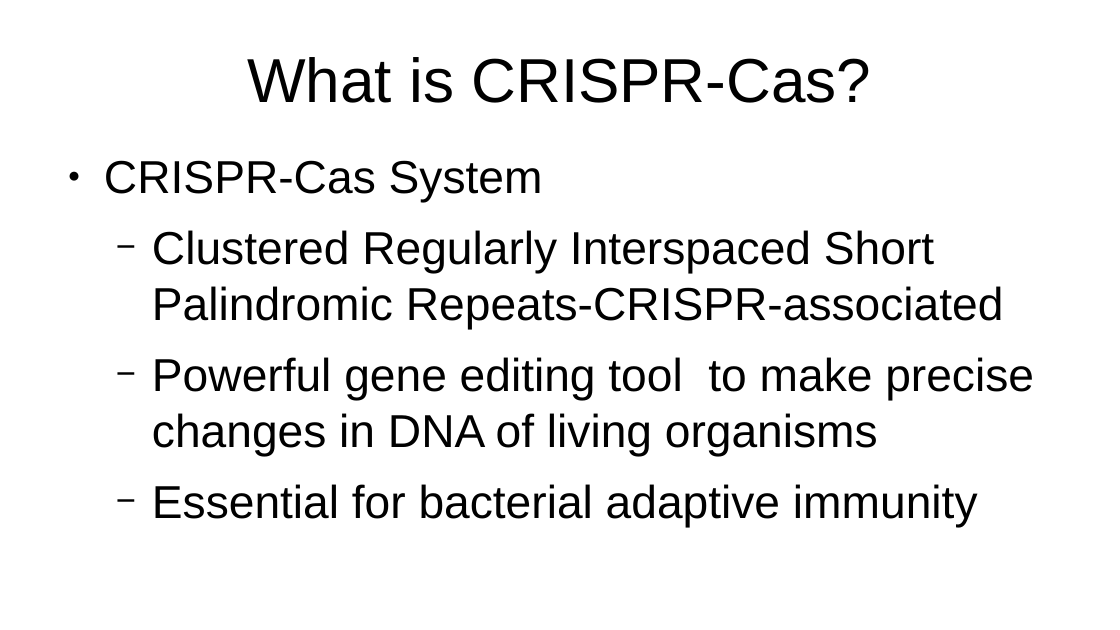
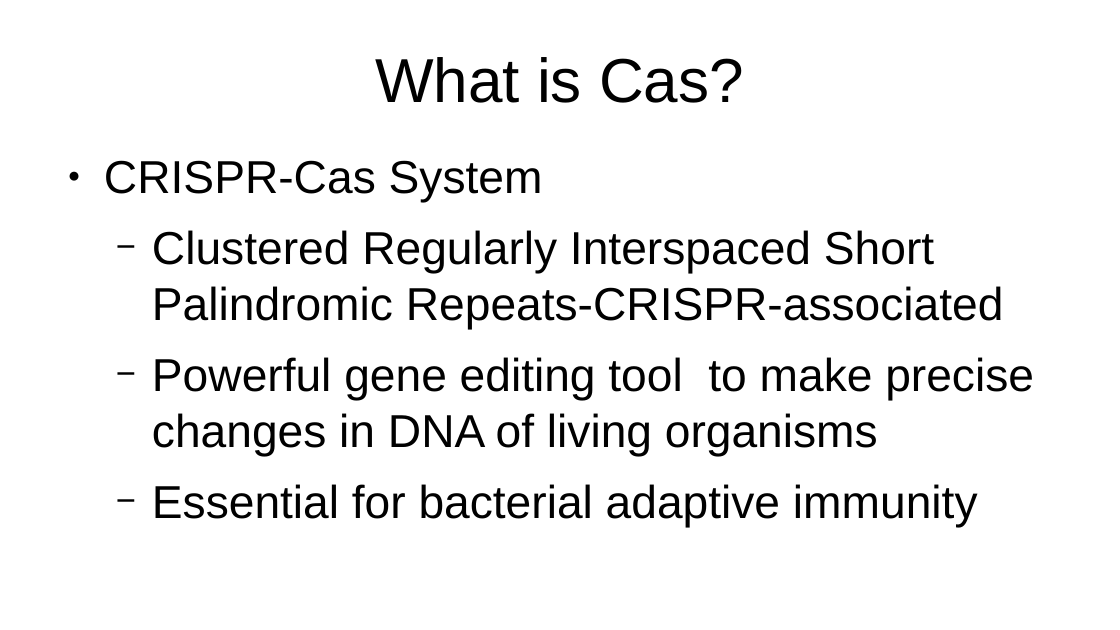
Before and after one commit to jwmathis/SSE591_Project3, a slide deck: slide 3 of Peer Review 1.pptx (slide 2 before the commit). Drawn at 1120x630 pixels with LibreOffice and Linux fonts; fonts in the diff are those of the drawing. Boxes give left, top, right and bottom in pixels: in the first picture for what was removed or moved away, otherwise in the second. Text is boxed around its words. In the diff, an @@ line names an element or a change of style, - is before the commit and + after.

```diff
--- a/Peer Review 1.pptx
+++ b/Peer Review 1.pptx
@@ title at bbox=[375, 57, 744, 103]: text changed @@
-What is CRISPR-Cas?
+What is Cas?
```
Also in this commit, not shown: 3 other slides changed, 3 slides added, 3 other files.
